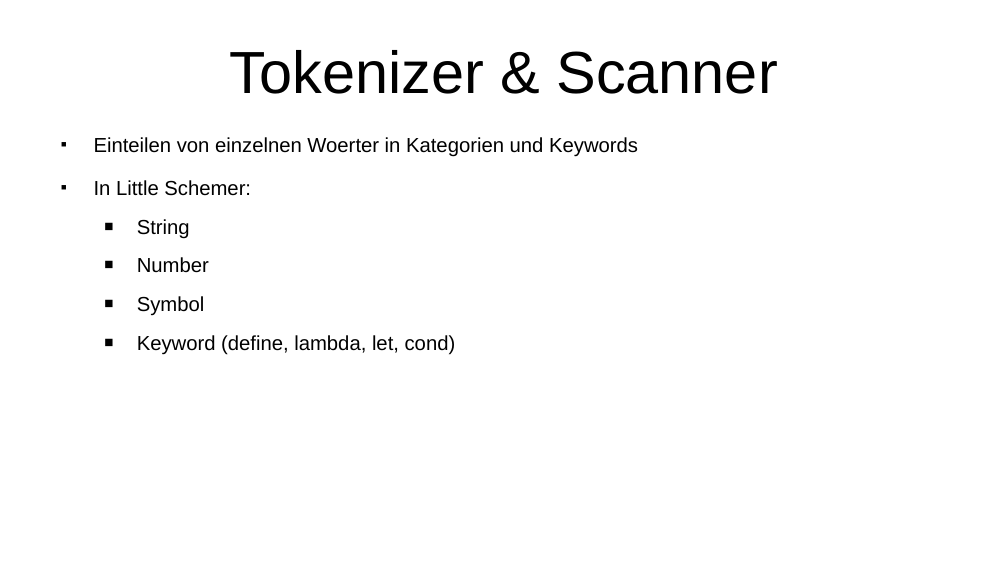
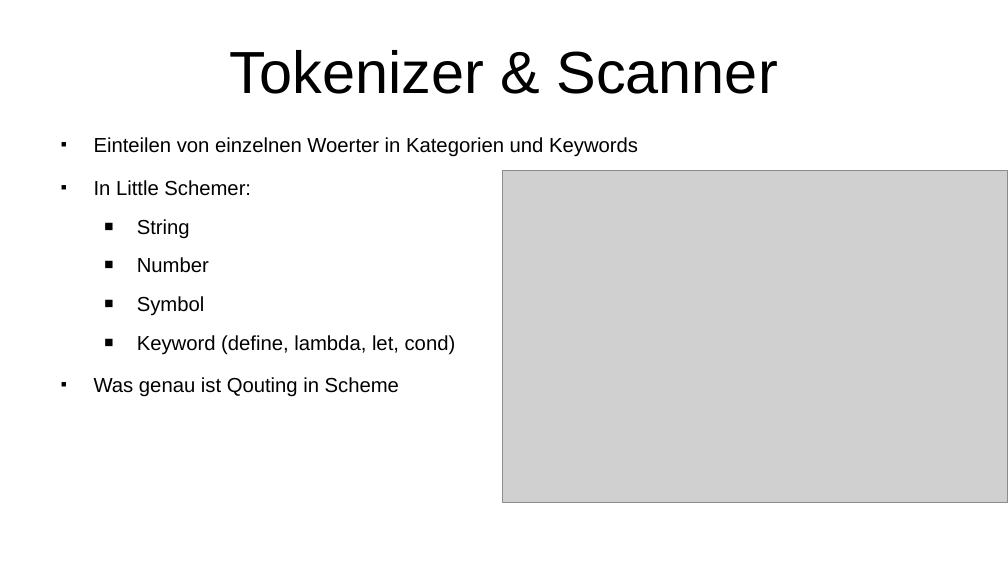
Before and after one commit to Iquiji/little-schemer-talk, a slide deck: slide 11 of Talk Engineering Day 2-6-2022.odp (slide 9 before the commit). Drawn at 1008x567 pixels with LibreOffice and Linux fonts; fonts in the diff are those of the drawing; grey boxes stand for pictures. Boxes give left, top, right and bottom in pixels: in the first picture for what was removed or moved away, otherwise in the second. Text is boxed around its words. In the diff, an @@ line names an element or a change of style, - is before the commit and + after.

Commit message:
added initial AST figure

```diff
--- a/Talk Engineering Day 2-6-2022.odp
+++ b/Talk Engineering Day 2-6-2022.odp
@@ picture added at box(503, 171, 1008, 503) @@
@@ text at box(94, 377, 399, 397): paragraph added @@
+■ Was genau ist Qouting in Scheme
```
Also in this commit, not shown: 5 other slides changed, 4 slides added, 2 slides removed.
